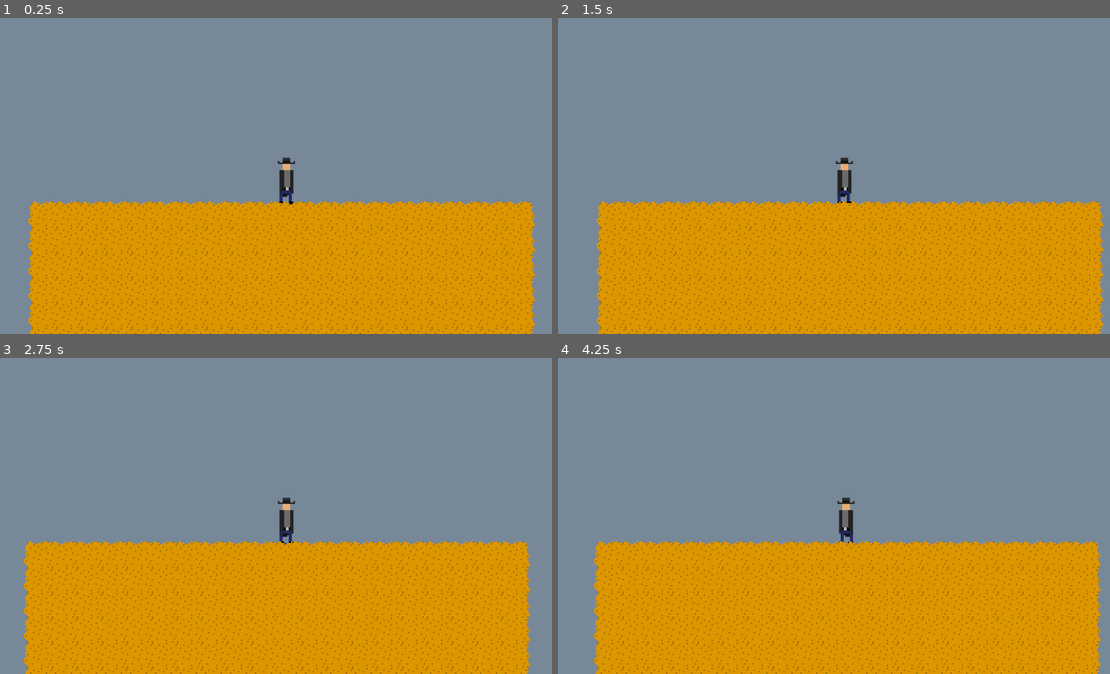
Above: before the commit, frames 1-4 (two rows, left to right).
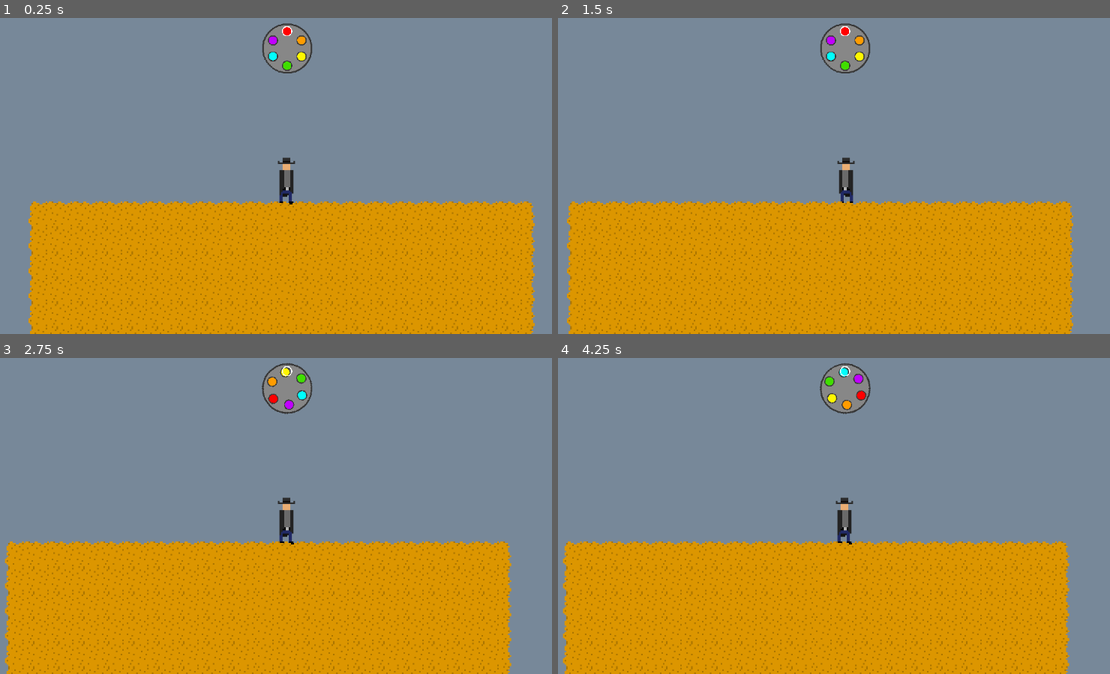
Above: after the commit, the same moments.

Repository: kedrickfudala/One-Button-Game-Jam
Game: Godot game, scene res://src/levels/world.tscn
The game is run twice, just before and just after one commit, with the same random seed, the same clock (stepped at 60 frames per second) and the same inputs.
Inputs (mouse positions are in pixels of both pictures, inside the frame that each line leads up to):
- Up to frame 1 (0.25 s): no input
- Up to frame 2 (1.5 s): tap Enter (ui_accept) at 0.5, 1.35 s; move the mouse to (977, 147) at 0.52 s; hold Enter (ui_accept) 0.53-1.28 s; move the mouse to (723, 182) at 1.27 s
- Up to frame 3 (2.75 s): tap Enter (ui_accept) at 1.52, 1.82 s; move the mouse to (347, 430) at 2.02 s; hold Enter (ui_accept) from 2.03 s (still down)
- Up to frame 4 (4.25 s): move the mouse to (817, 572) at 2.77 s; release Enter (ui_accept) at 2.78 s; tap Enter (ui_accept) at 2.85, 3.02, 3.32 s; move the mouse to (1027, 557) at 3.52 s; hold Enter (ui_accept) from 3.53 s (still down)

The runs differ from the first frame. In frame 1, 0.5% of the frame differs, in the area x 47-57%, y 1-18%; in frame 2, 11%; in frame 3, 9.3%; in frame 4, 11%, in the area x 0-99%, y 1-100%.

Commit message:
added chamber visual

Diff:
--- a/src/player.gd
+++ b/src/player.gd
@@ -7,15 +7,18 @@
 @onready var animation_player : Object = $AnimationPlayer
 @onready var enemy_spawner1 : Object = $EnemySpawner1
 @onready var enemy_spawner2 : Object = $EnemySpawner2
+@onready var chamber_sprite : Object = $ChamberSprite
 
-@onready var chamber = ["RED", "ORA", "YEL", "GRE", "BLU", "PUR"]
+@onready var chamber = ["RED", "ORANGE", "YELLOW", "GREEN", "BLUE", "PURPLE"]
 @onready var chamber_slot : float = 0.0
+@onready var chamber_spin : float = 0.0
+
 @onready var hearts : int = 3
 @onready var facing_direction : int = 1
 @onready var speed : int = 15
 
 func _ready():
-	input_timer.wait_time = 0.3
+	input_timer.wait_time = 0.15
 	input_timer.one_shot = true
 
 func _physics_process(delta):
@@ -24,22 +27,32 @@
 	update_animations()
 
 func take_input():
-	var previous_slot = chamber_slot
+	if get_global_mouse_position().x > self.global_position.x:
+		facing_direction = 1
+	else:
+		facing_direction = -1
+
 	if Input.is_action_just_pressed("ui_accept"):
 		input_timer.start()
 	if Input.is_action_pressed("ui_accept"):
-		chamber_slot += 0.1
-		if chamber_slot > 6:
-			chamber_slot -= 6
+		chamber_spin += 0.05
+		if chamber_spin > 6:
+			chamber_spin -= 6
 	if Input.is_action_just_released("ui_accept"):
 		if !input_timer.is_stopped():
 			print("Tap!")
-			chamber_slot = previous_slot
-			facing_direction *= -1
+			print("FIRE " + str(chamber[chamber_slot]))
+			chamber_spin = 0
 		else:
+			chamber_slot += snapped(chamber_spin, 1) #floor(chamber_spin)
+			print(chamber_slot)
+			if chamber_slot > 5:
+				chamber_slot -= 5
 			print("Hold!")
-			chamber_slot = floor(chamber_slot)
 			print("FIRE " + str(chamber[chamber_slot]))
+			chamber_spin = 0
+
+	chamber_sprite.rotation_degrees = (chamber_slot * -60) + (chamber_spin * -60)
 
 func move():
 	velocity = Vector2(speed * facing_direction, 0)
--- a/src/player.tscn
+++ b/src/player.tscn
@@ -1,8 +1,10 @@
-[gd_scene load_steps=6 format=3 uid="uid://ctbqfe6jsmrpf"]
+[gd_scene load_steps=8 format=3 uid="uid://ctbqfe6jsmrpf"]
 
 [ext_resource type="Script" path="res://src/player.gd" id="1_fq5sw"]
 [ext_resource type="Texture2D" uid="uid://d3p2wdvbxnj17" path="res://assets/sprites/enemyIdleanim.png" id="2_jsyrq"]
 [ext_resource type="PackedScene" uid="uid://2q3gfbn6rw51" path="res://src/enemy_spawner.tscn" id="3_vxv3x"]
+[ext_resource type="Texture2D" uid="uid://drend5dvhqx5o" path="res://assets/sprites/chamber.png" id="4_8hpxv"]
+[ext_resource type="Texture2D" uid="uid://xdbrqisykt4i" path="res://assets/sprites/selectedSlot.png" id="5_g620u"]
 
 [sub_resource type="RectangleShape2D" id="RectangleShape2D_q1iaq"]
 size = Vector2(11, 30)
@@ -42,3 +44,13 @@
 
 [node name="EnemySpawner2" parent="." instance=ExtResource("3_vxv3x")]
 position = Vector2(200, 0)
+
+[node name="ChamberSprite" type="Sprite2D" parent="."]
+position = Vector2(0, -100)
+scale = Vector2(0.25, 0.25)
+texture = ExtResource("4_8hpxv")
+
+[node name="SelectedSlot" type="Sprite2D" parent="."]
+position = Vector2(0, -100)
+scale = Vector2(0.25, 0.25)
+texture = ExtResource("5_g620u")
Binary file added: assets/sprites/chamber.png
Not shown, added: assets/sprites/chamber.png.import
Binary file added: assets/sprites/selectedSlot.png
Not shown, added: assets/sprites/selectedSlot.png.import
